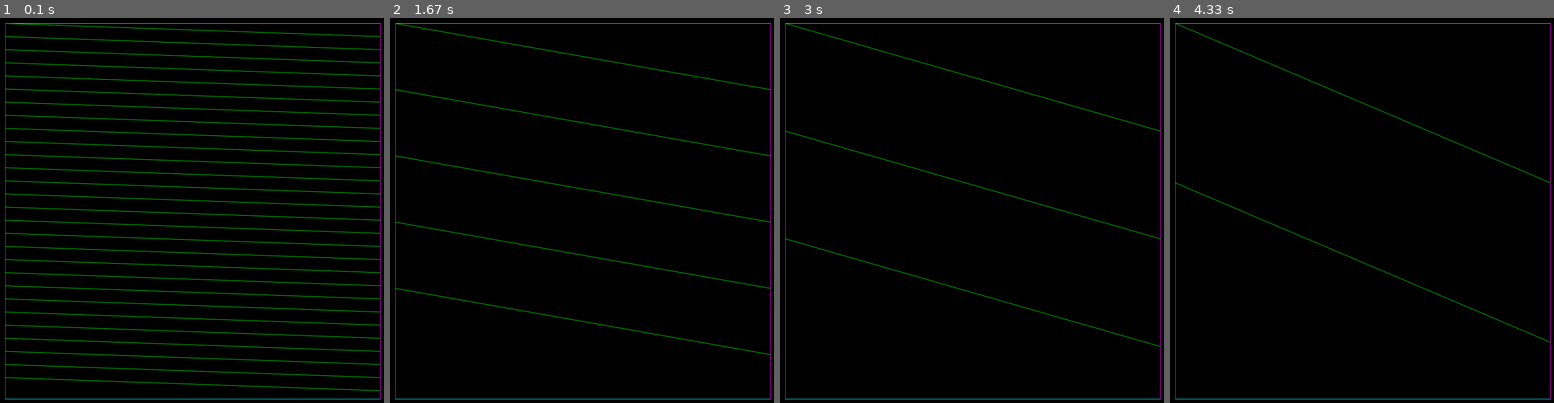
Above: before the commit, frames 1-4 (left to right).
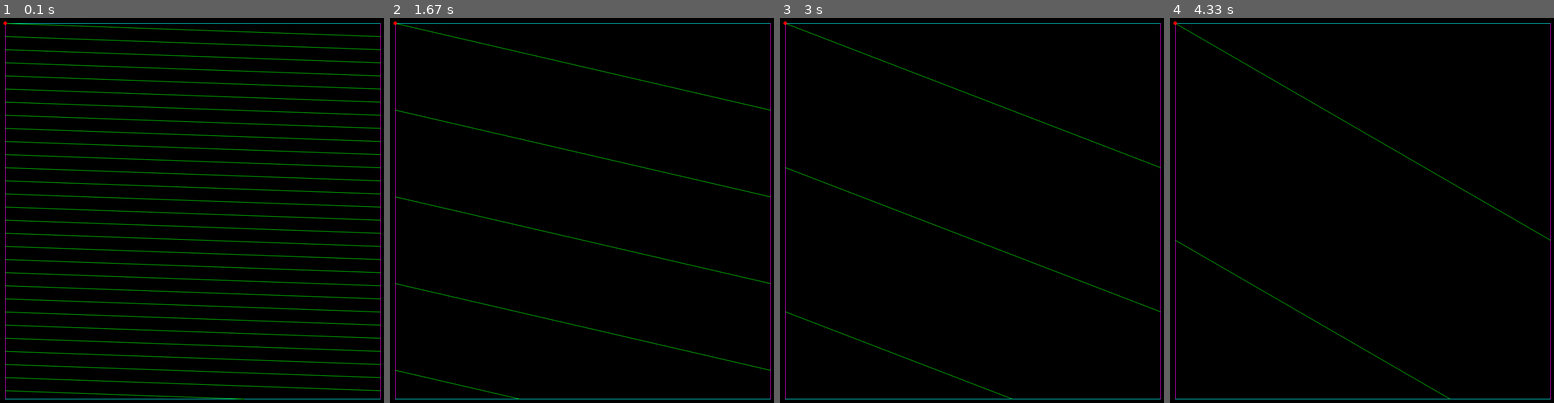
Above: after the commit, the same moments.

Repository: DoYouEvenStackSmash/planning-algorithms-exercises
Game: pygame game, started from src/ch4/manifold.py
Same seed, same stepped clock (60 frames per second), same inputs: the game is played once before the commit and once after it.
Inputs:
- Up to frame 1 (0.1 s): no input
- Up to frame 2 (1.67 s): no input
- Up to frame 3 (3 s): no input
- Up to frame 4 (4.33 s): no input

The runs differ from the first frame. In frame 1, 0.2% of the frame differs, in the area x 0-64%, y 0-100%; in frame 2, 2.6%, in the area x 0-100%, y 0-100%; in frame 3, 1.6%; in frame 4, 1.1%.

Commit message:
added last line for flat cylinder completion

Diff:
--- a/src/ch4/manifold.py
+++ b/src/ch4/manifold.py
@@ -23,7 +23,7 @@
   pygame.display.update()
 
 def draw_dot(screen, point, color = (0,0,0)):
-  pygame.draw.circle(screen, color, point, 2 , 2)
+  pygame.draw.circle(screen, color, point, 4 , 4)
   pygame.display.update()
 
 def draw_line(screen, point_set, color = (0,0,0)):
@@ -78,9 +78,11 @@
   opposite = y_max
 
   adjacent = opposite / np.tan(theta)
-  print(f"adj: {adjacent}")
+  # print(f"adj: {adjacent}")
   n = int(adjacent / x_max)
-  print(f"n:\t{n}")
+  # print(f"n:\t{n}")
+  final_x = adjacent - (n * x_max) + x1
+  final_y = y_max + y1
   xs, ys = origin
 
   ls = [((x1,y1),(x2,y2))]
@@ -101,6 +103,14 @@
     ls.append(((curr_x1, curr_y1), (curr_x2, curr_y2)))
     lc.append(colors["green"])
 
+  last_x1, last_y1 = ls[-1][0][0],ls[-1][0][1]
+  last_x2, last_y2 = ls[-1][1][0],ls[-1][1][1]
+  curr_x1, curr_y1 = last_x1, last_y2
+  # curr_x2, curr_y2 = last_x2, last_y2 + delta_y
+
+  ls.append(((curr_x1, curr_y1), (final_x, final_y)))
+  lc.append(colors["green"])
+
   return ls,lc
 
 def m_flat_cylinder(screen):
@@ -125,7 +135,7 @@
 
   draw_frame_lines(screen, line_segments, line_colors)
 
-  for i in range(2,45):
+  for i in range(2,46):
     line_segments = [x_axis, y_axis, cx_axis, cy_axis]
     line_colors = [x_color, y_color, x_color, y_color]
 
@@ -142,7 +152,8 @@
     print(len(ls))
 
     draw_frame_lines(screen, line_segments, line_colors)
-    time.sleep(0.2)
+    draw_dot(screen, origin, colors["red"])
+    time.sleep(0.15)
 
 
 
